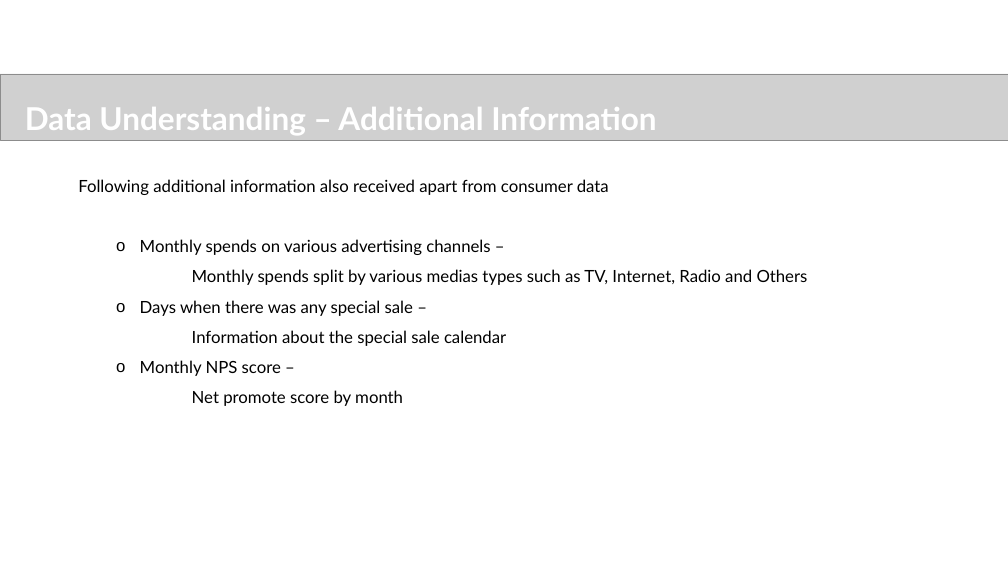
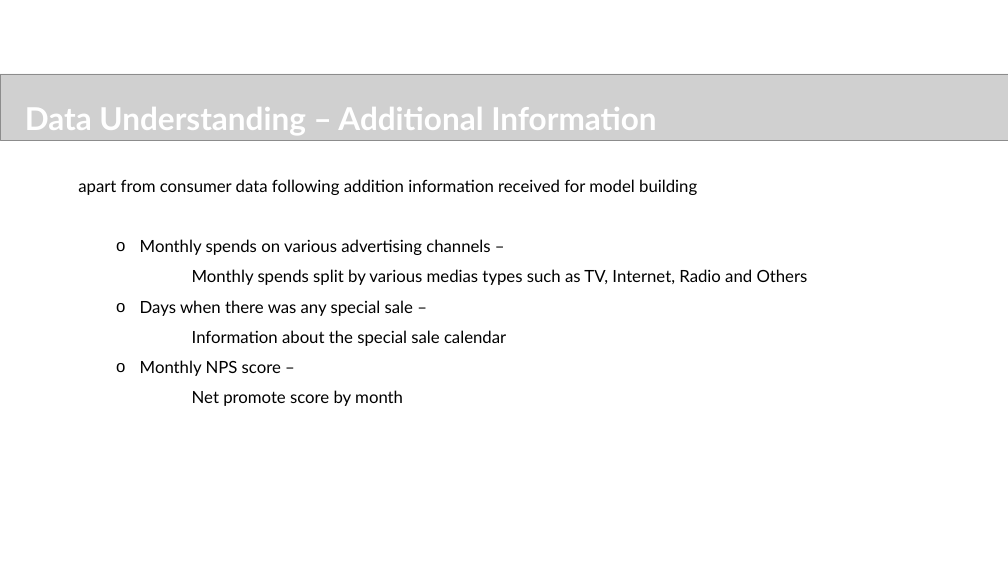
Before and after one commit to sureshballa/data-science-projects, a slide deck: slide 6 of Capstone Project/Ecommerce_Capstone_Project.pptx (slide 7 before the commit). Drawn at 1008x567 pixels with LibreOffice and Linux fonts; fonts in the diff are those of the drawing; grey boxes stand for pictures; background and template pictures are left out. Boxes give left, top, right and bottom in pixels: in the first picture for what was removed or moved away, otherwise in the second. Text is boxed around its words. In the diff, an @@ line names an element or a change of style, - is before the commit and + after.

```diff
--- a/Capstone Project/Ecommerce_Capstone_Project.pptx
+++ b/Capstone Project/Ecommerce_Capstone_Project.pptx
@@ text at (78, 179, 697, 195): text changed @@
-  Following additional information also received apart from consumer data
+  apart from consumer data following addition information received for model building
```
Also in this commit, not shown: 9 other slides changed, 6 slides added, 2 slides removed.
